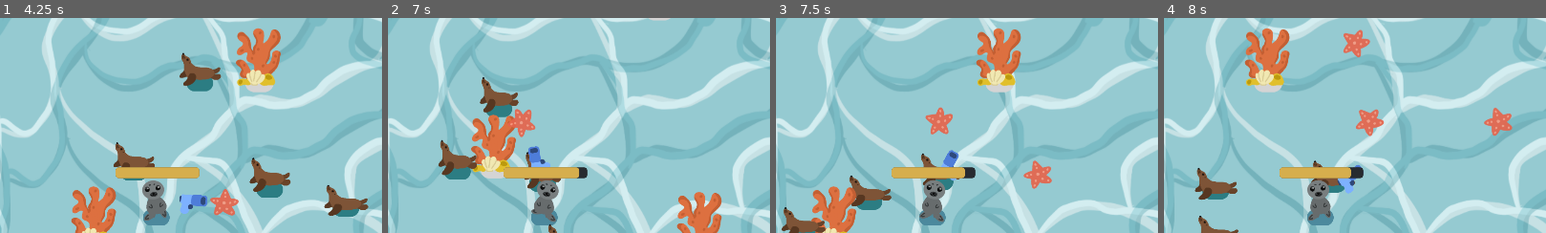
Above: before the commit, frames 1-4 (left to right).
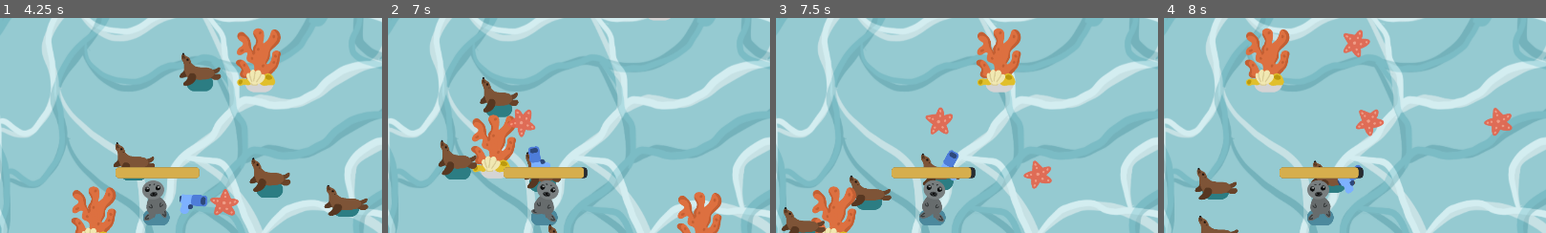
Above: after the commit, the same moments.

Repository: j-j4y/game_dev
Game: Godot game, scene res://seals_game.tscn
The game is run twice, just before and just after one commit, with the same random seed, the same clock (stepped at 60 frames per second) and the same inputs.
Inputs:
- Up to frame 1 (4.25 s): hold D (move_right) 0.53-1.28 s; hold S (move_down) 1.28-2.03 s; hold D (move_right) 2.03-2.78 s; hold W (move_up) 2.78-3.53 s; hold A (move_left) from 3.53 s (still down)
- Up to frame 2 (7 s): release A (move_left) at 5.03 s; hold S (move_down) 5.03-5.78 s; hold D (move_right) 5.78-6.53 s; hold W (move_up) from 6.53 s (still down)
- Up to frame 3 (7.5 s): release W (move_up) at 7.28 s; hold D (move_right) from 7.28 s (still down)
- Up to frame 4 (8 s): keep holding D (move_right)
The pictures show only the part of the screen within x 30-80%, y 5-55%; the shares and areas given below are measured in that part.

Frame 1 is identical in both runs. In frame 2, less than 0.1% of the frame differs, in the area x 49-52%, y 69-75%; in frame 3, less than 0.1%; in frame 4, 0.1%, in the area x 48-51%, y 69-75%.

Commit message:
changed damage rate

Diff:
--- a/2d-project-assets/enemy.gd
+++ b/2d-project-assets/enemy.gd
@@ -6,7 +6,7 @@
 
 
 func _ready():
-	%Slime.play_walk()
+	%Sea_Lion.play_walk()
 
 func _physics_process(delta):
 		var direction = global_position.direction_to(player.global_position)
@@ -16,7 +16,7 @@
 
 func take_damage():
 	health -= 1
-	%Slime.play_hurt()
+	%Sea_Lion.play_hurt()
 
 	if health == 0:
 		queue_free()
--- a/2d-project-assets/enemy.tscn
+++ b/2d-project-assets/enemy.tscn
@@ -11,7 +11,7 @@
 collision_mask = 3
 script = ExtResource("1_4gyqm")
 
-[node name="Slime" parent="." unique_id=2008890567 instance=ExtResource("1_7k104")]
+[node name="Sea_Lion" parent="." unique_id=2008890567 instance=ExtResource("1_7k104")]
 unique_name_in_owner = true
 
 [node name="CollisionShape2D" type="CollisionShape2D" parent="." unique_id=1243888878]
--- a/2d-project-assets/player.gd
+++ b/2d-project-assets/player.gd
@@ -15,7 +15,7 @@
 		%HappyBoo.play_idle_animation()
 
 
-	const DAMAGE_RATE = 5.0
+	const DAMAGE_RATE = 2.0
 	const EXTRA_DAMAGE_MULT = 2.0
 	var overlapping_mobs = %HurtBox.get_overlapping_bodies()
 
--- a/2d-project-assets/seals_game.gd
+++ b/2d-project-assets/seals_game.gd
@@ -1,4 +1,5 @@
 extends Node2D
+
 
 func spawn_mob():
 	var new_mob = preload("res://enemy.tscn").instantiate()
Binary file added: 2d-project-assets/trees/new_bg.png
Not shown, added: 2d-project-assets/trees/new_bg.png.import
